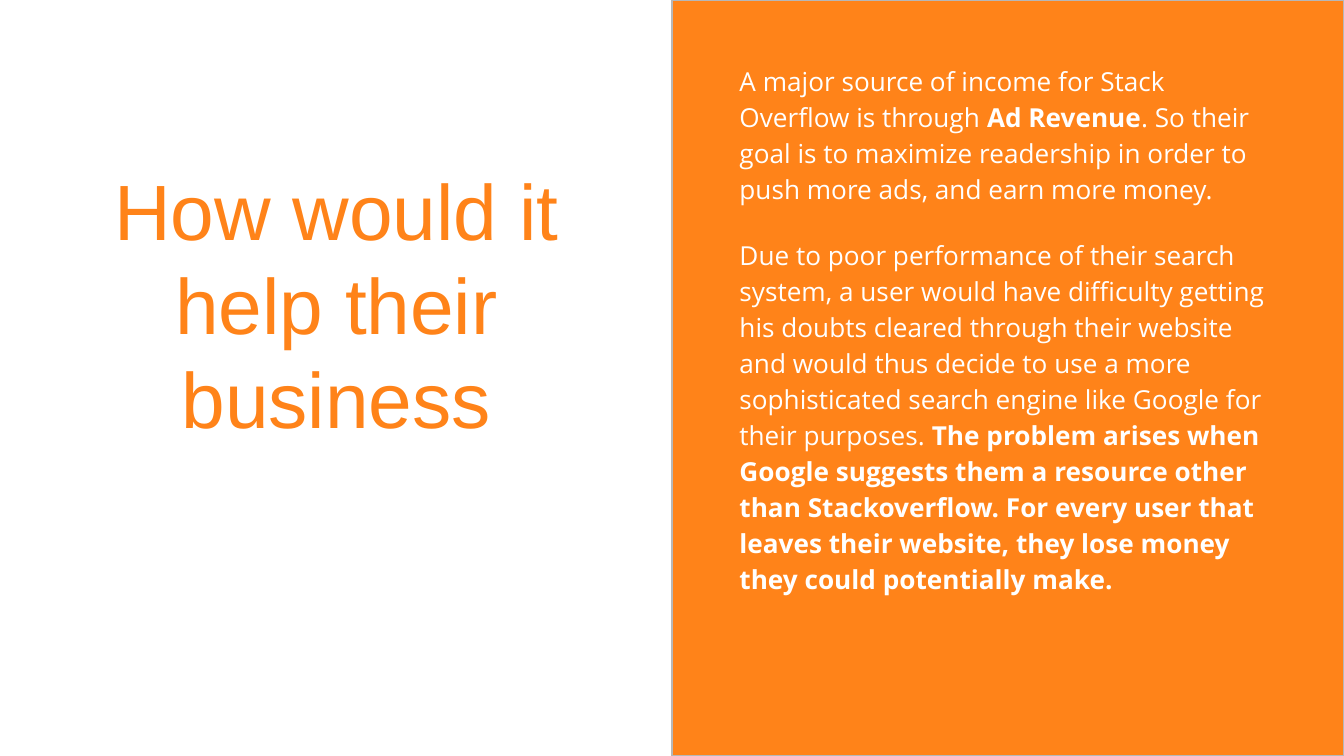
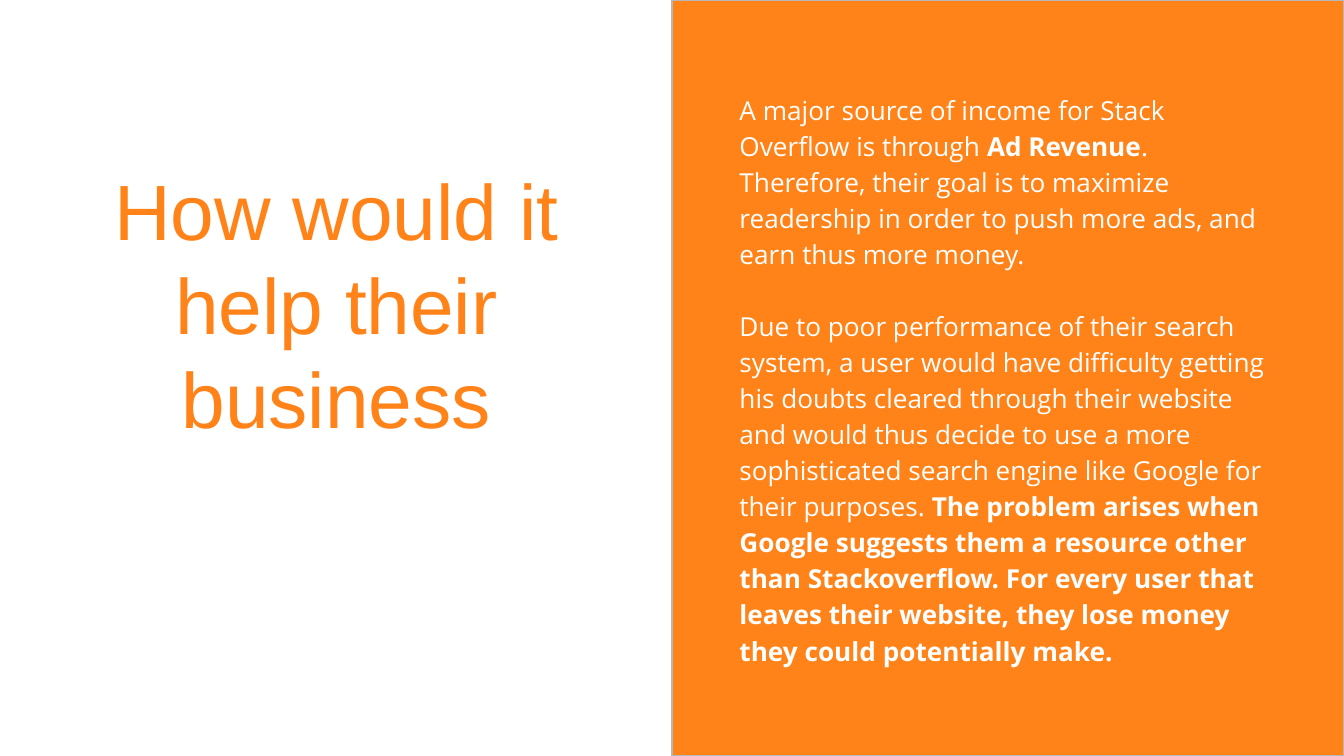
Before and after one commit to agrawal-rohit/stackoverflow-semantic-search, a slide deck: slide 4 of IBM Hack Presentation.pptx. Drawn at 1344x756 pixels with LibreOffice and Linux fonts; fonts in the diff are those of the drawing. Boxes give left, top, right and bottom in pixels: in the first picture for what was removed or moved away, otherwise in the second. Text is boxed around its words. In the diff, an @@ line names an element or a change of style, - is before the commit and + after.

Commit message:
Other Stuff

```diff
--- a/IBM Hack Presentation.pptx
+++ b/IBM Hack Presentation.pptx
@@ text "A major source of income ...": place and size @@
-text "A major source of income ..." at bbox=[739, 71, 1263, 596]
+text "A major source of income ..." at bbox=[739, 100, 1263, 668]
@@ text at bbox=[739, 100, 1256, 271]: text changed @@
-A major source of income for Stack Overflow is through Ad Revenue. So their goal is to maximize readership in order to push more ads, and earn more money.
+A major source of income for Stack Overflow is through Ad Revenue. Therefore, their goal is to maximize readership in order to push more ads, and earn thus more money.
@@ text at bbox=[739, 316, 1263, 668]: less space between paragraphs @@
```
Also in this commit, not shown: 3 other slides changed, 3 slides added, 9 other files.
